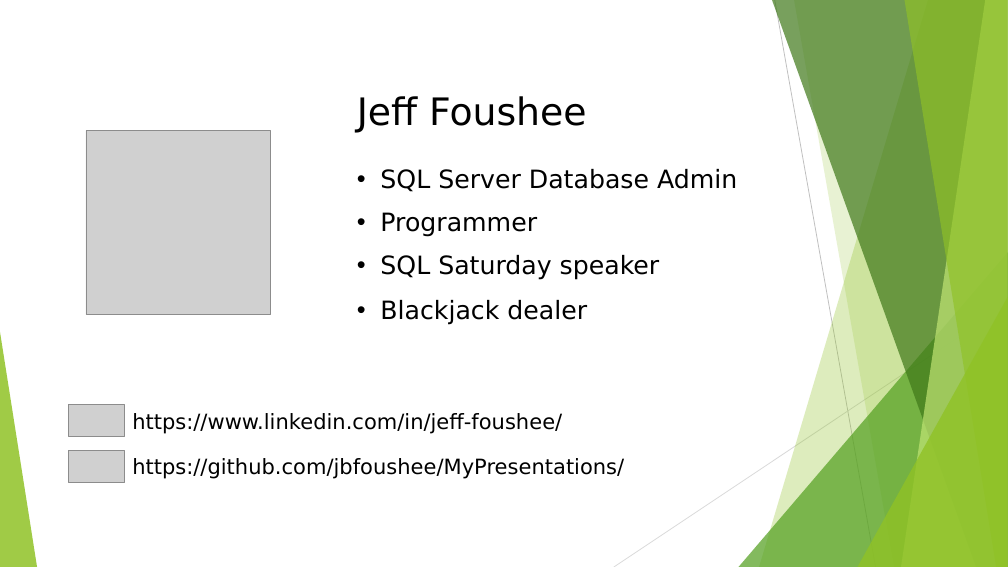
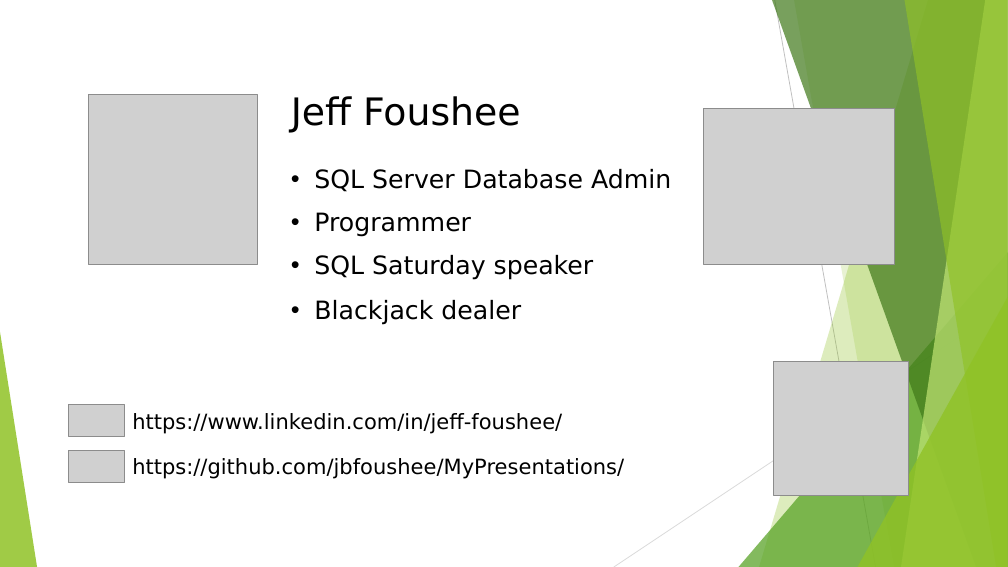
Before and after one commit to jbfoushee/MyPresentations, a slide deck: slide 5 of Datatables_and_Dataframes_to_SQL_Procs/User-defined Table Types.pptx. Drawn at 1008x567 pixels with LibreOffice and Linux fonts; fonts in the diff are those of the drawing; grey boxes stand for pictures. Boxes give left, top, right and bottom in pixels: in the first picture for what was removed or moved away, otherwise in the second. Text is boxed around its words. In the diff, an @@ line names an element or a change of style, - is before the commit and + after.

```diff
--- a/Datatables_and_Dataframes_to_SQL_Procs/User-defined Table Types.pptx
+++ b/Datatables_and_Dataframes_to_SQL_Procs/User-defined Table Types.pptx
@@ text "Jeff Foushee": place and size @@
-text "Jeff Foushee" at <box>357,96,737,325</box>
+text "Jeff Foushee" at <box>291,96,671,325</box>
@@ picture: place and size @@
-picture at <box>86,131,271,315</box>
+picture at <box>88,95,257,264</box>
@@ picture added at <box>703,109,894,265</box> @@
@@ picture added at <box>774,361,908,495</box> @@
```
Also in this commit, not shown: 2 other files.
